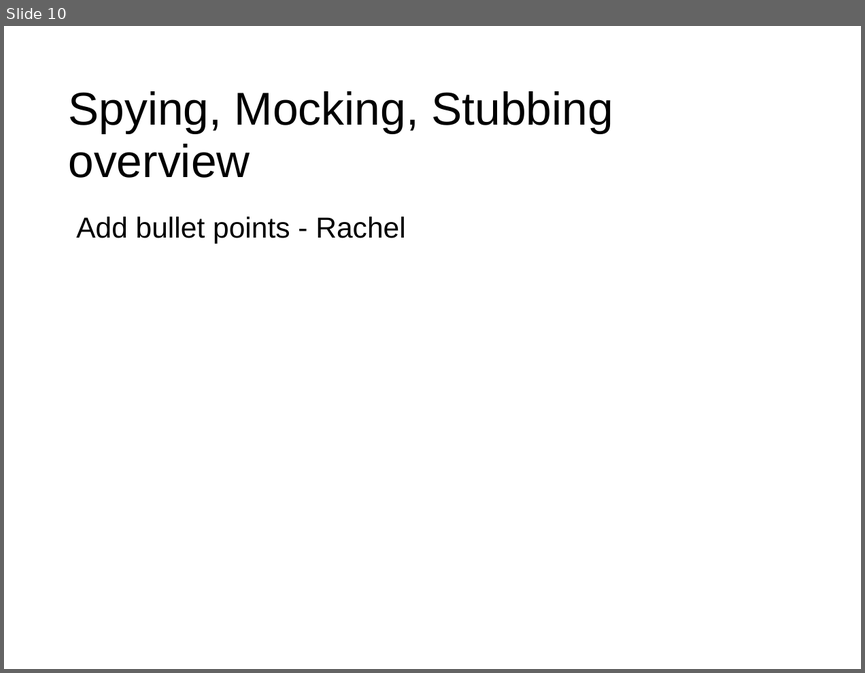
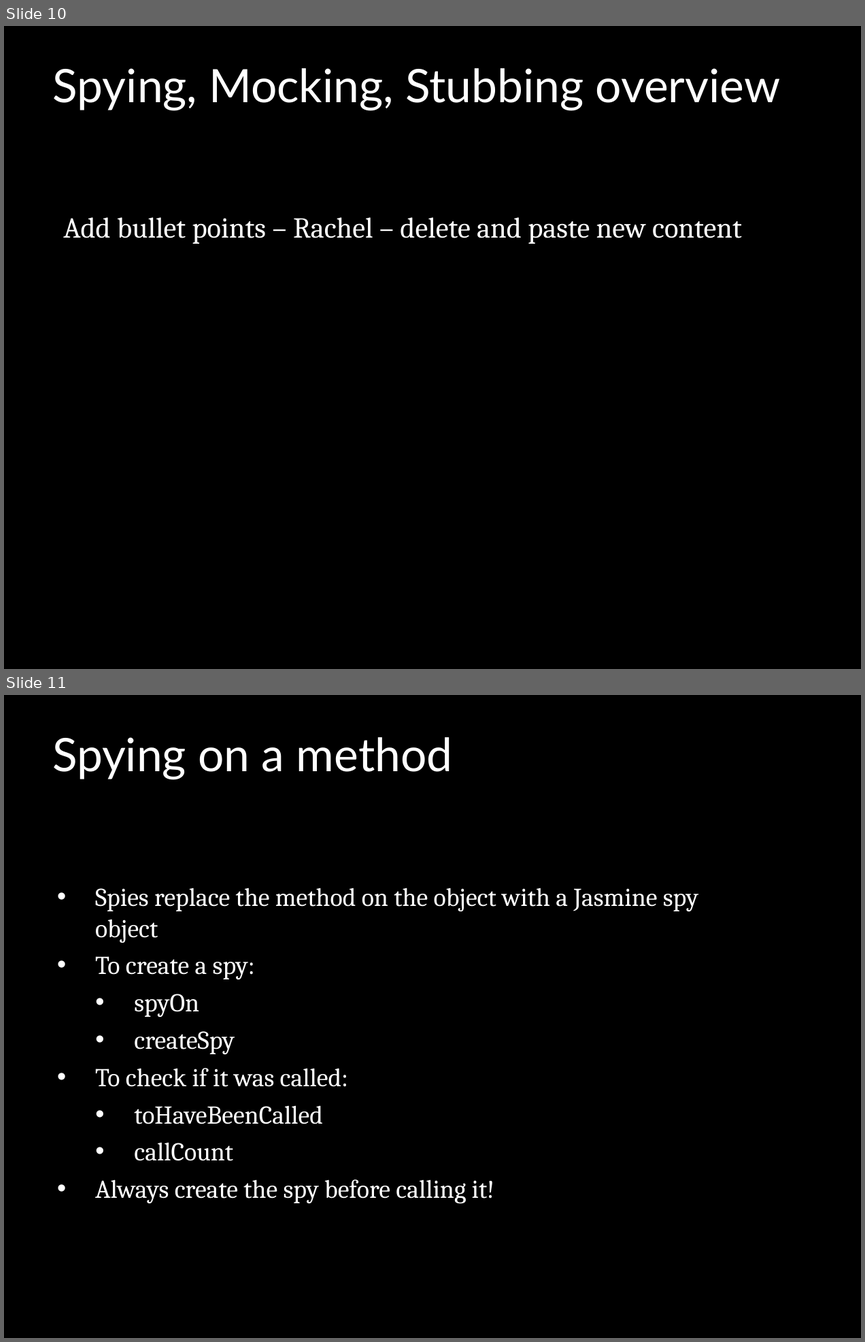
Before and after one commit to jomontanari/JasmineBowlingGame, a slide deck: TestingJavaScript_with_Jasmine.ppt. Shown one above the other, each under a label of ours: slide 10 before the commit, slides 10 and 11 after it. The pictures are 865x673 and 865x1342 pixels, drawn with LibreOffice and Linux fonts; fonts in the diff are those of the drawing; background and template pictures are left out. Boxes give left, top, right and bottom in pixels: in the first picture for what was removed or moved away, otherwise in the second. Text is boxed around its words. In the diff, an @@ line names an element or a change of style, - is before the commit and + after.

```diff
--- a/TestingJavaScript_with_Jasmine.ppt
+++ b/TestingJavaScript_with_Jasmine.ppt
@@ slide 11 added at [4, 695, 861, 1338], background #000000 @@
@@ title added at [52, 737, 452, 780], 43 pt, text #FFFFFF @@
+Spying on a method
@@ text added at [95, 887, 698, 1204], 24 pt, text #FFFFFF @@
+• Spies replace the method on the object with a Jasmine spy object
+• To create a spy:
+  • spyOn
+  • createSpy
+• To check if it was called:
+  • toHaveBeenCalled
+  • callCount
+• Always create the spy before calling it!
@@ slide 10 changed as well @@
@@ background #FFFFFF to #000000 @@
@@ title "Spying, Mocking, Stubbing overview": place and size @@
-title "Spying, Mocking, Stubbing overview" at [68, 91, 613, 178]
+title "Spying, Mocking, Stubbing overview" at [53, 68, 780, 111]
@@ title "Spying, Mocking, Stubbing overview" at [53, 68, 780, 111]: font Arial to Lato, text colour #000000 to #FFFFFF @@
@@ text at [63, 217, 742, 244]: text changed; font Arial to Cambria; text colour #000000 to #FFFFFF @@
-Add bullet points - Rachel
+Add bullet points – Rachel – delete and paste new content
```
Also in this commit, not shown: 14 other slides changed, 2 other slides added, 3 slides removed.
